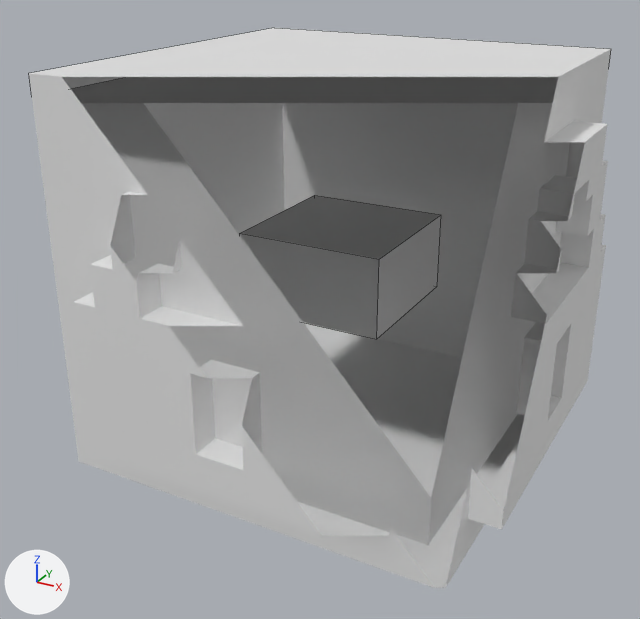
Two versions of the OBJ model resource/Materials/Model/edited_models_with_new_1024_texture/unlock.obj, one commit apart.
One viewpoint serves both versions: a 50 mm camera at (0.748, -1.455, 0.987) aimed at (-0.02, -0.058, 0.288). Lighting does not change. The marker at lower left points along +X, +Y and +Z. Mesh edges are drawn as thin lines on the coarser meshes. Everything nearer to the camera than a plane just in front of the edit is cut away. Where no turn or scale is listed for an object, it has been applied to the vertices.

Objects in the first picture: 'box', 'door', 'plate'.
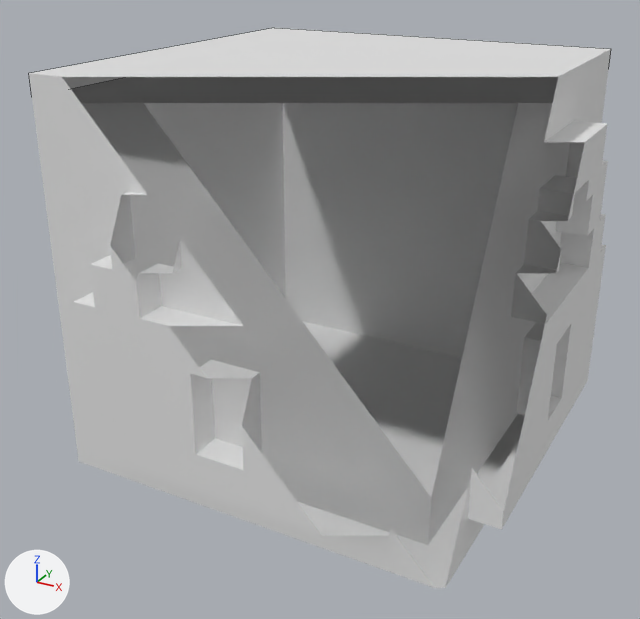
Boxes (x1, y1, x2, y2) around the edits, measured in the pictures (640 x 619 px):
'plate', deleted
    before: (240, 195, 441, 339)

What the commit changed:
Object 'plate' (ob_plate) is deleted.
